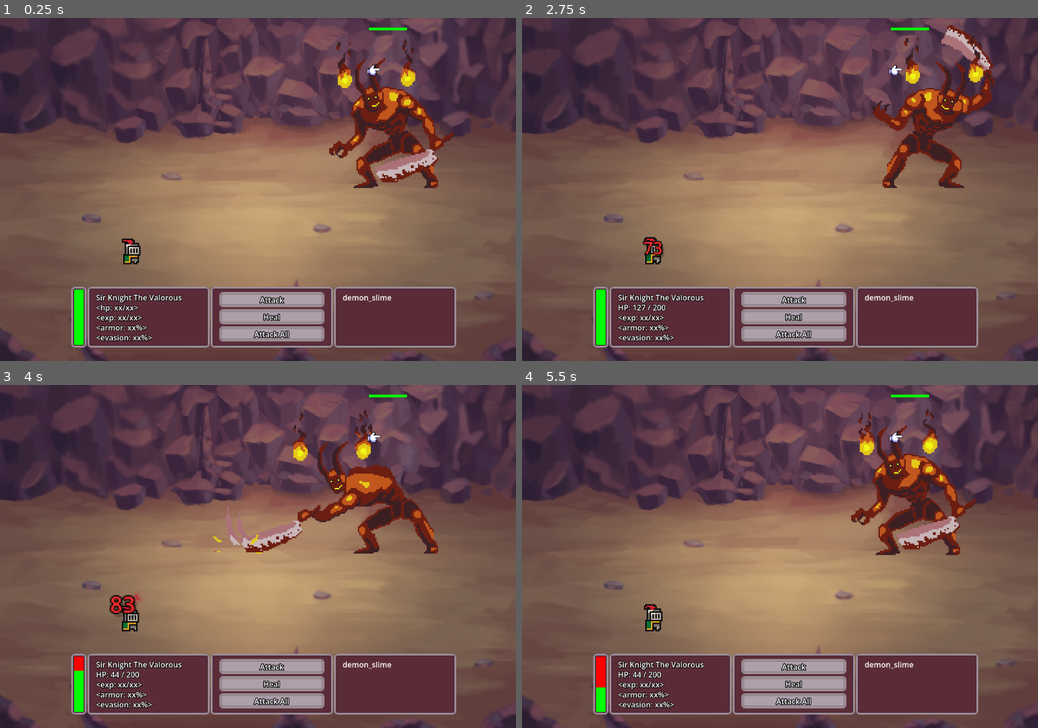
Above: before the commit, frames 1-4 (two rows, left to right).
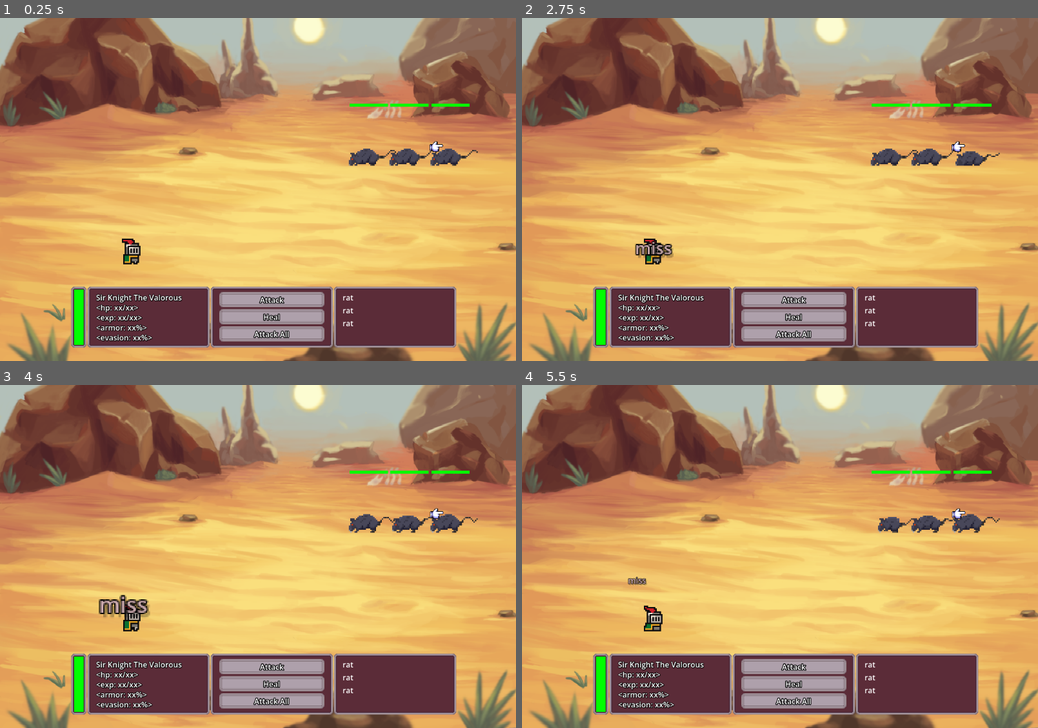
Above: after the commit, the same moments.

Repository: JosiahKey/new-beginnings-version-0.1.0
Game: Godot game, scene res://Scenes/Combat_Boss.tscn
Two runs of this game, one before a commit and one after it. Both use one fixed random seed, a clock stepped at 60 frames per second and the inputs below. This scene is started directly instead of the project's main scene.
Inputs (mouse positions are in pixels of both pictures, inside the frame that each line leads up to):
- Up to frame 1 (0.25 s): no input
- Up to frame 2 (2.75 s): click (909, 69) at 0.52 s; move the mouse to (754, 258) at 1.27 s; hold W (move_up) 1.28-2 s; click (754, 258) at 1.35 s; drag from (934, 240) to (754, 258) at 2.02 s
- Up to frame 3 (4 s): move the mouse to (103, 505) at 2.77 s; hold A (move_left) 2.78-3.5 s; hold T (hidehint) 2.78-3.5 s; click (103, 505) at 2.92 s; drag from (283, 556) to (103, 505) at 3.52 s
- Up to frame 4 (5.5 s): move the mouse to (702, 470) at 4.27 s; hold S (move_down) 4.28-5 s; hold E (Interact) 4.28-5 s; click (702, 470) at 4.42 s; drag from (893, 539) to (702, 470) at 5.02 s

The runs differ from the first frame. In frame 1, 85% of the frame differs, in the area x 0-100%, y 0-100%; in frame 2, 86%; in frame 3, 86%; in frame 4, 86%.
Error in both runs: Invalid assignment of property or key 'text' with value of type 'String' on a base object of type 'null instance'. (res://Scripts/combat_ui.gd:36)

Commit message:
added a tooltip to enemies
-enemy stats tooltip

Diff:
--- a/Globals/game_data.gd
+++ b/Globals/game_data.gd
@@ -84,3 +84,13 @@
 			result = enemy_data[f]
 
 	return result
+
+func get_readable_enemy_info(enemy: Dictionary) -> String:
+	var output_string = enemy["enemy_name"] + "
+	HP: " + str(int(enemy["Current_hp"])) + "
+	Damage: " + str(int(enemy["Damage_min"])) + "-" + str(int(enemy["Damage_max"])) + "
+	Hit Chance: " + str(int(enemy["Accuracy"])) + "%
+	Evade Chance: " + str(int(enemy["Evasion"])) + "%
+	Armor: " + str(int(enemy["PDR"])) + "
+	Speed: " + str(int(enemy["Speed"]))
+	return output_string
--- a/Globals/game_state.gd
+++ b/Globals/game_state.gd
@@ -6,4 +6,4 @@
 ###would love to see a gamecontroller node that handles all inputs for this reason
 
 var state = ""
-var biome = "Boss"
+var biome = "Plains"
--- a/Scenes/Combat.tscn
+++ b/Scenes/Combat.tscn
@@ -474,6 +474,7 @@
 offset_top = 373.0
 offset_right = 1047.0
 offset_bottom = 435.0
+mouse_filter = 0
 alignment = 2
 
 [node name="Player" type="Control" parent="Combat/Background_Image" unique_id=40468200]
--- a/Scenes/Templates/Enemy.tscn
+++ b/Scenes/Templates/Enemy.tscn
@@ -1,8 +1,8 @@
-[gd_scene load_steps=24 format=3 uid="uid://u18uhjlhb5op"]
+[gd_scene format=3 uid="uid://u18uhjlhb5op"]
 
 [ext_resource type="Script" uid="uid://xutvpgfnrtd" path="res://Scripts/enemy.gd" id="1_ybw3w"]
 [ext_resource type="Texture2D" uid="uid://betaefr4qj004" path="res://Assets/gui_assets/Cursor_Select.png" id="2_1wk72"]
-[ext_resource type="SpriteFrames" uid="uid://d3wh3bj2hj5ht" path="res://Resources/demon_slime.tres" id="3_otuam"]
+[ext_resource type="SpriteFrames" uid="uid://bpwmim1g1j6xx" path="res://Resources/red_ogre.tres" id="3_otuam"]
 [ext_resource type="Texture2D" uid="uid://b7m0o5gah5l8t" path="res://Assets/VFX/floaty_32.png" id="3_w7xwu"]
 [ext_resource type="AudioStream" uid="uid://qwy8fmd4t6kt" path="res://Audio/SFX/enemy_hit.wav" id="5_0830c"]
 [ext_resource type="AudioStream" uid="uid://bnhrhh0tahxb3" path="res://Audio/SFX/miss.wav" id="6_ghaa6"]
@@ -91,7 +91,7 @@
 "speed": 5.0
 }]
 
-[node name="enemy1" type="Control"]
+[node name="enemy1" type="Control" unique_id=1083838371]
 process_mode = 3
 layout_mode = 3
 anchors_preset = 8
@@ -102,9 +102,10 @@
 grow_horizontal = 2
 grow_vertical = 2
 size_flags_horizontal = 2
+tooltip_text = "this is a test"
 script = ExtResource("1_ybw3w")
 
-[node name="Hit_Indicator" type="GPUParticles2D" parent="."]
+[node name="Hit_Indicator" type="GPUParticles2D" parent="." unique_id=656105260]
 material = SubResource("CanvasItemMaterial_1ovw4")
 emitting = false
 amount = 7
@@ -115,13 +116,13 @@
 randomness = 0.31
 process_material = SubResource("ParticleProcessMaterial_7nqxc")
 
-[node name="Enemy_Sprite" type="AnimatedSprite2D" parent="."]
+[node name="Enemy_Sprite" type="AnimatedSprite2D" parent="." unique_id=8266015]
 scale = Vector2(3, 3)
 sprite_frames = ExtResource("3_otuam")
 autoplay = "default"
 flip_h = true
 
-[node name="Enemy_Hp" type="TextureProgressBar" parent="."]
+[node name="Enemy_Hp" type="TextureProgressBar" parent="." unique_id=1133429836]
 custom_minimum_size = Vector2(2, 6)
 layout_mode = 1
 anchors_preset = 5
@@ -138,7 +139,7 @@
 texture_under = SubResource("GradientTexture1D_stdli")
 texture_progress = SubResource("GradientTexture1D_es28w")
 
-[node name="Button" type="Button" parent="Enemy_Hp"]
+[node name="Button" type="Button" parent="Enemy_Hp" unique_id=1118970320]
 custom_minimum_size = Vector2(64, 180)
 layout_mode = 1
 anchors_preset = 10
@@ -152,7 +153,7 @@
 theme_override_styles/hover = SubResource("StyleBoxFlat_867vi")
 theme_override_styles/focus = SubResource("StyleBoxFlat_han2c")
 
-[node name="Container" type="Control" parent="Enemy_Hp/Button"]
+[node name="Container" type="Control" parent="Enemy_Hp/Button" unique_id=949917242]
 layout_mode = 1
 anchors_preset = 4
 anchor_top = 0.5
@@ -161,18 +162,18 @@
 size_flags_horizontal = 0
 size_flags_vertical = 4
 
-[node name="Selector" type="AnimatedSprite2D" parent="Enemy_Hp/Button/Container" groups=["selector"]]
+[node name="Selector" type="AnimatedSprite2D" parent="Enemy_Hp/Button/Container" unique_id=742322143 groups=["selector"]]
 visible = false
 position = Vector2(10, 0)
 sprite_frames = SubResource("SpriteFrames_7nqxc")
 autoplay = "default"
 
-[node name="enemy_hit" type="AudioStreamPlayer" parent="."]
+[node name="enemy_hit" type="AudioStreamPlayer" parent="." unique_id=636522002]
 stream = ExtResource("5_0830c")
 volume_db = -7.011
 bus = &"SFX"
 
-[node name="enemy_miss" type="AudioStreamPlayer" parent="."]
+[node name="enemy_miss" type="AudioStreamPlayer" parent="." unique_id=1219385474]
 stream = ExtResource("6_ghaa6")
 volume_db = -10.816
 bus = &"SFX"
--- a/Scripts/enemy.gd
+++ b/Scripts/enemy.gd
@@ -4,6 +4,7 @@
 @onready var hp_bar: TextureProgressBar
 @onready var emitter : GPUParticles2D
 @onready var selector: AnimatedSprite2D
+@onready var button:= $Enemy_Hp/Button
 @onready var floating_text := preload("res://Scenes/UI/floating_text.tscn")
 
 var dead_flag = false
@@ -25,6 +26,7 @@
 	hp_bar.max_value = CombatData.combatants_data[name]["Max_hp"]
 	hp_bar.value = CombatData.combatants_data[name]["Max_hp"]
 	CombatData.combatants_data[name]["Current_hp"] = CombatData.combatants_data[name]["Max_hp"]
+	button.tooltip_text = GameData.get_readable_enemy_info(CombatData.combatants_data[name])
 
 func ready_enemy_turn():
 	sprite.play("default")
Not shown: 1 places in Resources/red_ogre.tres that only renumber resources
